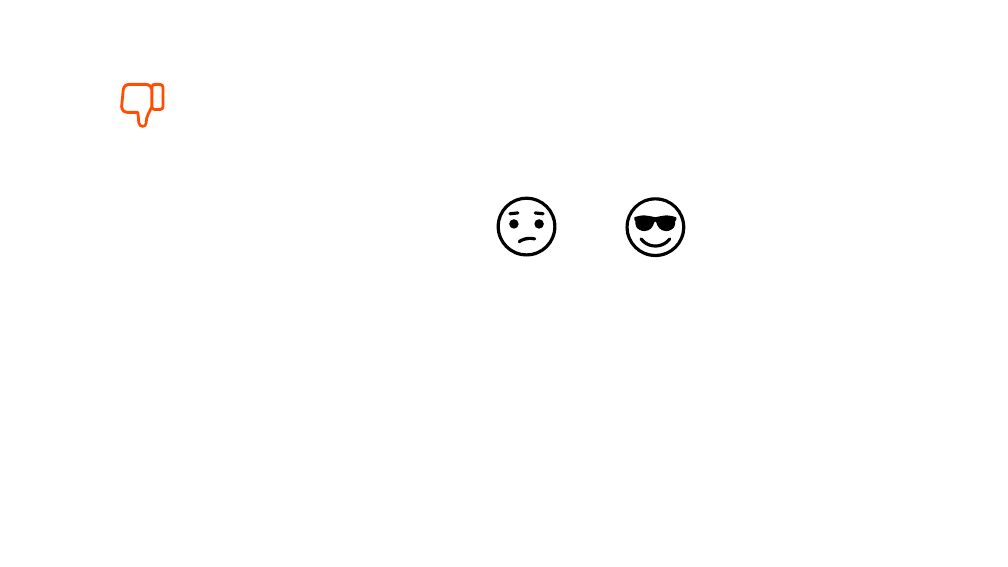
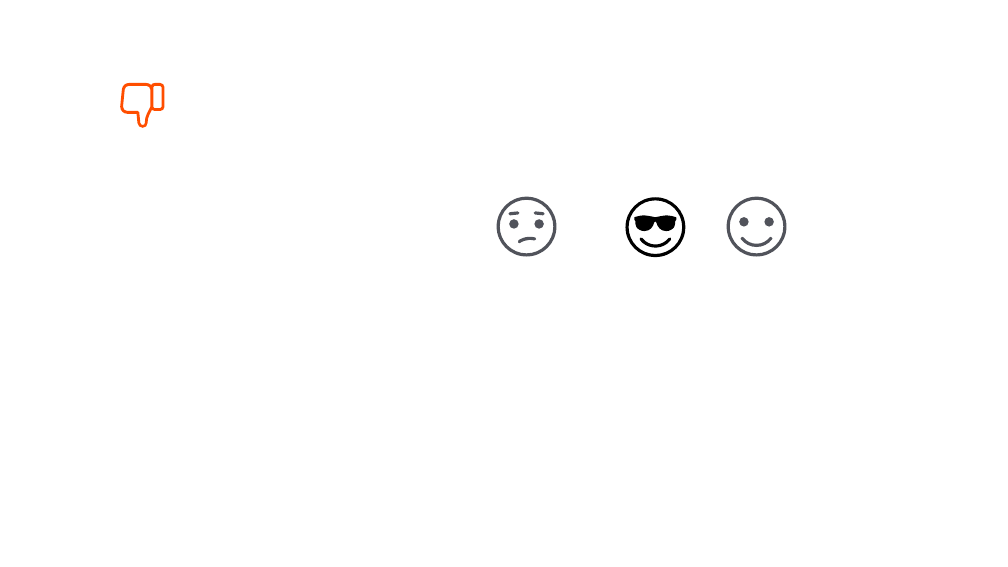
Before and after one commit to HelpMyStreet/front-end, a slide deck: slide 2 of HelpMyStreetFE/HelpMyStreetFE/src/pptx/Icons.pptx. Drawn at 1008x567 pixels with LibreOffice and Linux fonts; fonts in the diff are those of the drawing. Boxes give left, top, right and bottom in pixels: in the first picture for what was removed or moved away, otherwise in the second. Text is boxed around its words. In the diff, an @@ line names an element or a change of style, - is before the commit and + after.

```diff
--- a/HelpMyStreetFE/HelpMyStreetFE/src/pptx/Icons.pptx
+++ b/HelpMyStreetFE/HelpMyStreetFE/src/pptx/Icons.pptx
@@ fill #000000 to #51535B in 6 elements at [518,237,537,243], [510,219,519,228], [509,212,520,216], [535,219,544,228], [534,212,545,216], [497,197,557,256] @@
@@ group added at [727,197,786,256]: 4 freeform shapes @@
```
Also in this commit, not shown: 2 other files.
